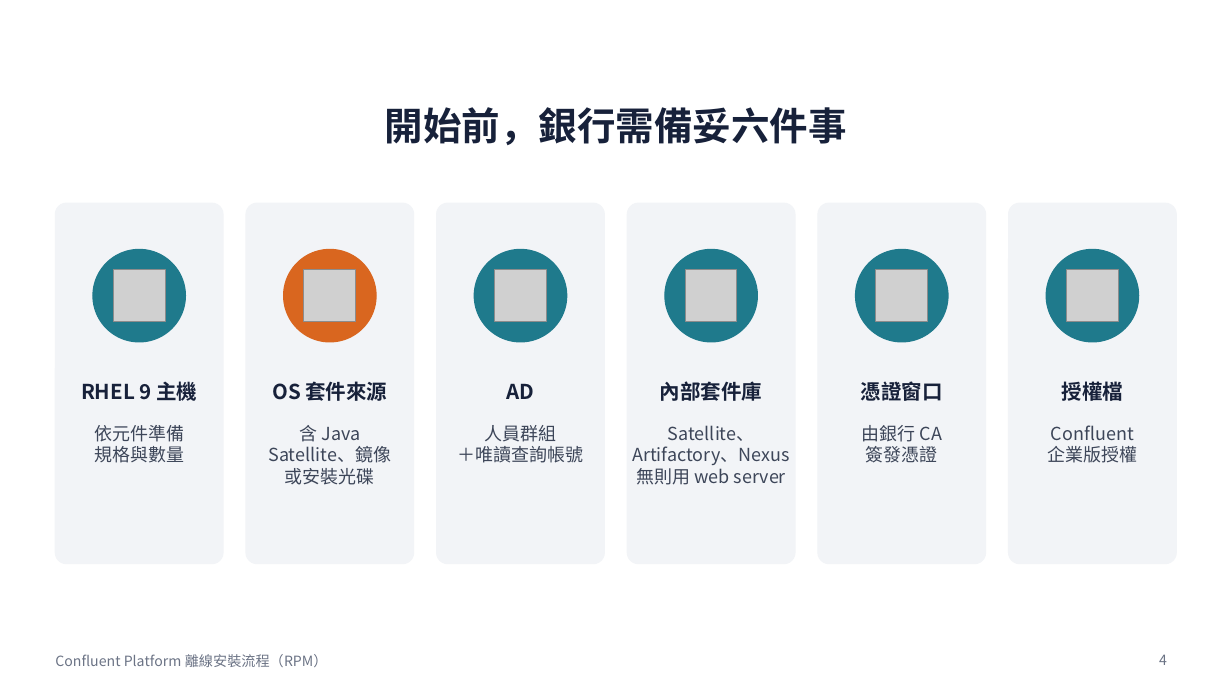
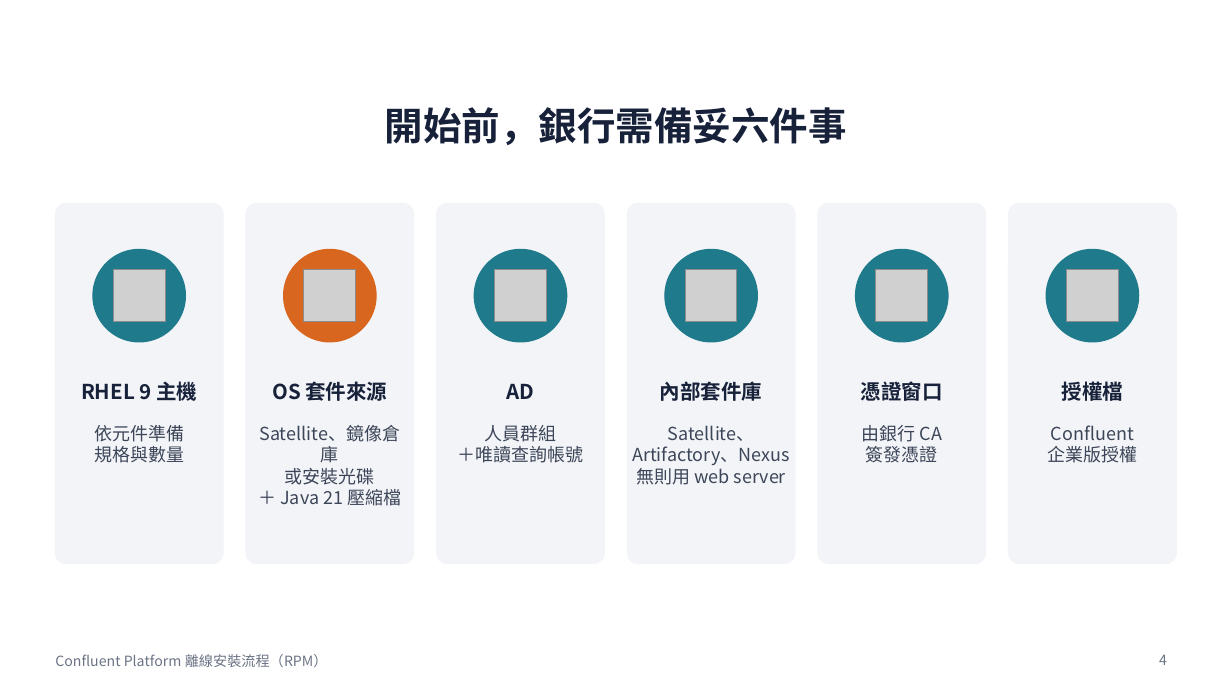
Before and after one commit to zxc81906119/kafka_install_ops, a slide deck: slide 4 of docs/Confluent-RPM安裝流程.pptx. Drawn at 1232x693 pixels with LibreOffice and Linux fonts; fonts in the diff are those of the drawing; grey boxes stand for pictures. Boxes give left, top, right and bottom in pixels: in the first picture for what was removed or moved away, otherwise in the second. Text is boxed around its words. In the diff, an @@ line names an element or a change of style, - is before the commit and + after.

```diff
--- a/docs/Confluent-RPM安裝流程.pptx
+++ b/docs/Confluent-RPM安裝流程.pptx
@@ text at (259, 425, 400, 463): text changed @@
-含 Java
-Satellite、鏡像
+Satellite、鏡像倉庫
@@ text at (280, 489, 401, 506): paragraph added @@
+＋ Java 21 壓縮檔
```
Also in this commit, not shown: 2 other slides changed, 1 slide removed, 18 other files.
